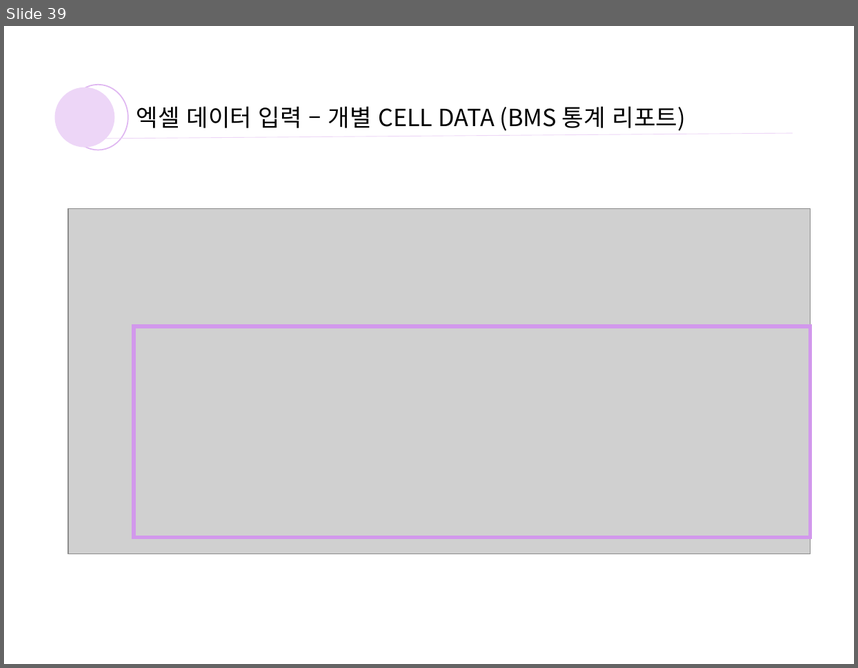
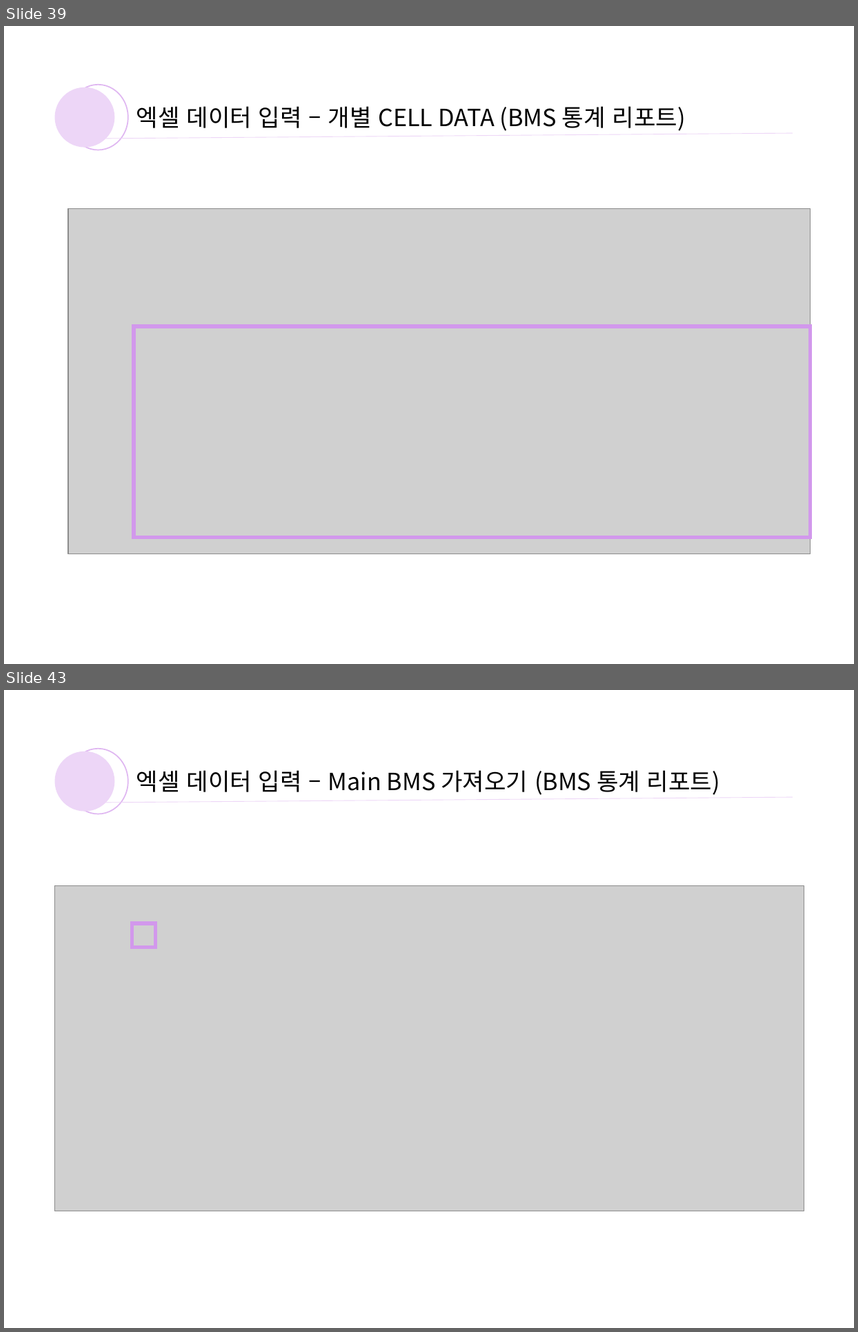
Before and after one commit to yoosooop/INTERN_log, a slide deck: bms 엑셀 파일 생성.pptx. Shown one above the other, each under a label of ours: slide 39 before the commit, slides 39 and 43 after it; the slides between them are not shown. The pictures are 858x668 and 858x1332 pixels, drawn with LibreOffice and Linux fonts; fonts in the diff are those of the drawing; grey boxes stand for pictures. Boxes give left, top, right and bottom in pixels: in the first picture for what was removed or moved away, otherwise in the second. Text is boxed around its words. In the diff, an @@ line names an element or a change of style, - is before the commit and + after.

```diff
--- a/bms 엑셀 파일 생성.pptx
+++ b/bms 엑셀 파일 생성.pptx
@@ slide 43 added at (4, 690, 854, 1328), background #FFFFFF @@
@@ ellipse added at (55, 751, 114, 811), fill #EDD6F7 @@
@@ ellipse added at (67, 749, 128, 814), outline #D298EC 1 pt @@
@@ text added at (136, 770, 720, 795), 20 pt, text #000000 @@
+엑셀 데이터 입력 – Main BMS 가져오기 (BMS 통계 리포트)
@@ line added from (106, 802) to (793, 797), #EDD6F7 0.5 pt @@
@@ picture added at (55, 885, 804, 1210) @@
@@ rectangle added at (132, 923, 155, 947), outline #D298EC 3 pt @@
```
Also in this commit, not shown: 6 slides changed, 3 other slides added.
